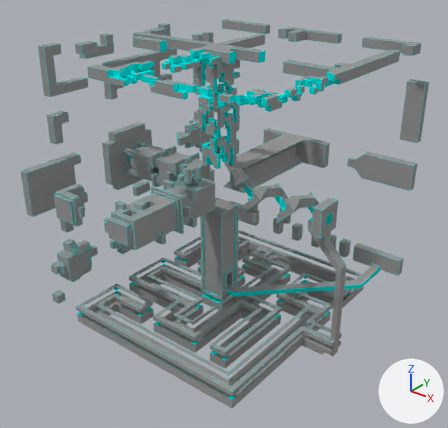
An edit to the Blender file OtherStuff/Blender/Level1v2.blend, drawn before and after from the same camera.
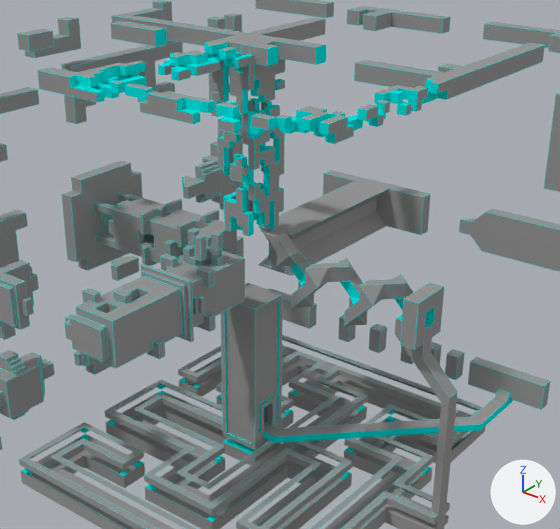
Old and new are each drawn whole from a camera (50 mm lens) standing at (1244.0, -1529.0, 1338.0) and looking at (37.0, -20.0, 402.0) and again close up on the part from 14% to 91% of the width and 5% to 82% of the height. The lights are fixed; the arrows at lower right show +X, +Y and +Z.

In view in the first close-up: 'slot393', 'slot393.001'.
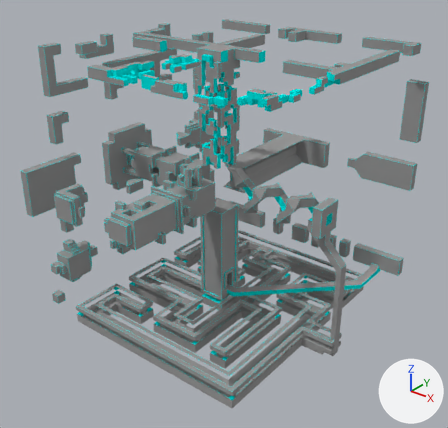
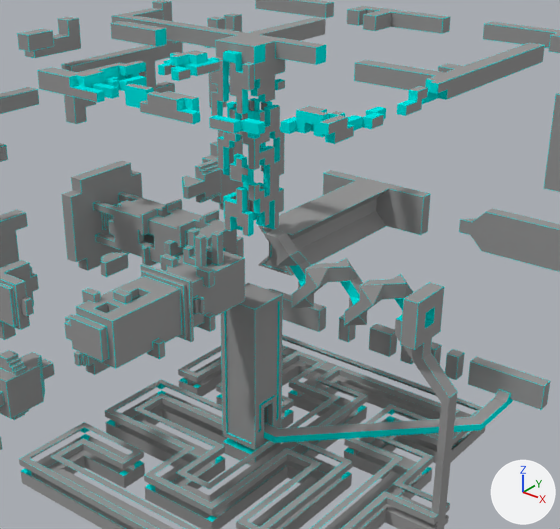
Commit message: Played with level 1-1 in response to playtest feedback

What the commit changed:
me_slot393_001 is used by ob_slot393_001; location (0.0, 0.0, 0.0); rotation (1.571, 0.0, 0.0), in degrees (90, 0, 0).
me_slot393_001 had 5281 vertices, 6835 faces and spanned x -464.0..64.0, y 64.0..960.0, z -496.0..464.0.
me_slot393_001 now has 5241 vertices, 6789 faces and spans x -464.0..64.0, y 64.0..960.0, z -496.0..464.0.
me_slot393_001 part 1: 1 vertex moved from x -200.0, y 480.0, z 208.0 to x -208.0, y 481.0, z 208.0; 91 vertices removed from x -208.0..-176.0, y 480.0..512.0, z 160.0..224.0; 91 vertices added at x -240.0..-208.0, y 480.0..512.0, z 160.0..224.0.
me_slot393_001 part 2: 34 vertices removed from x 0.0..32.0, y 545.0..576.0, z 128.0..176.0; 6 vertices added at x 1.0..16.0, y 545.0, z 160.0..176.0.
me_slot393 is used by ob_slot393; location (0.0, 0.0, 0.0); rotation (1.571, 0.0, 0.0), in degrees (90, 0, 0).
me_slot393 had 8506 vertices, 12338 faces and spanned x -464.0..496.0, y 16.0..960.0, z -496.0..432.0.
me_slot393 now has 8277 vertices, 12003 faces and spans x -464.0..496.0, y 16.0..960.0, z -496.0..432.0.
me_slot393 part 3: the loose piece of 16 vertices spanning x 48.0..64.0, y 944.0..960.0, z 400.0..416.0 is deleted.
me_slot393 part 4: 16 vertices moved from x 113.0..464.0, y 928.0..960.0, z 271.0..432.0 to x 81.0..464.0, y 928.0..960.0, z 287.0..432.0; 147 vertices removed from x -16.0..464.0, y 928.0..960.0, z 144.0..432.0; 19 vertices added at x -17.0..464.0, y 928.0..960.0, z 159.0..432.0.
me_slot393 part 5: 5 vertices moved from x -48.0..47.0, y 928.0..959.0, z 48.0..65.0 to x -47.0..47.0, y 928.0..959.0, z 48.0..63.0; 105 vertices removed from x -48.0..80.0, y 911.0..960.0, z 16.0..112.0; 20 vertices added at x -48.0..48.0, y 913.0..960.0, z 47.0..64.0.
me_slot393 part 6: 16 vertices moved from x 47.0..48.0, y 96.0..160.0, z -496.0..-464.0 to x 79.0..80.0, y 96.0..160.0, z -496.0..-464.0.
me_slot393 part 7: 16 vertices moved from x -177.0..-176.0, y 96.0..160.0, z -496.0..-464.0 to x -145.0..-144.0, y 96.0..160.0, z -496.0..-464.0.

Location of each change, (x1, y1, x2, y2) in pixels of the close-ups (560 x 529 px; the box of a moved part takes in the faces that stretch with it):
part 1 of me_slot393_001, moved or reshaped: before (111, 256, 139, 281); after (100, 252, 129, 277)
part 2 of me_slot393_001, cut back: before (195, 237, 223, 266); after (195, 237, 207, 267)
part 3 of me_slot393, deleted: before (110, 81, 125, 94)
part 4 of me_slot393, cut back: before (71, 70, 425, 135); after (77, 70, 425, 133)
part 5 of me_slot393, cut back: before (203, 40, 279, 93); after (213, 40, 262, 93)
part 6 of me_slot393, moved or reshaped: before (369, 324, 387, 353); after (369, 324, 397, 357)
part 7 of me_slot393, moved or reshaped: before (290, 301, 317, 329); after (290, 301, 326, 332)
